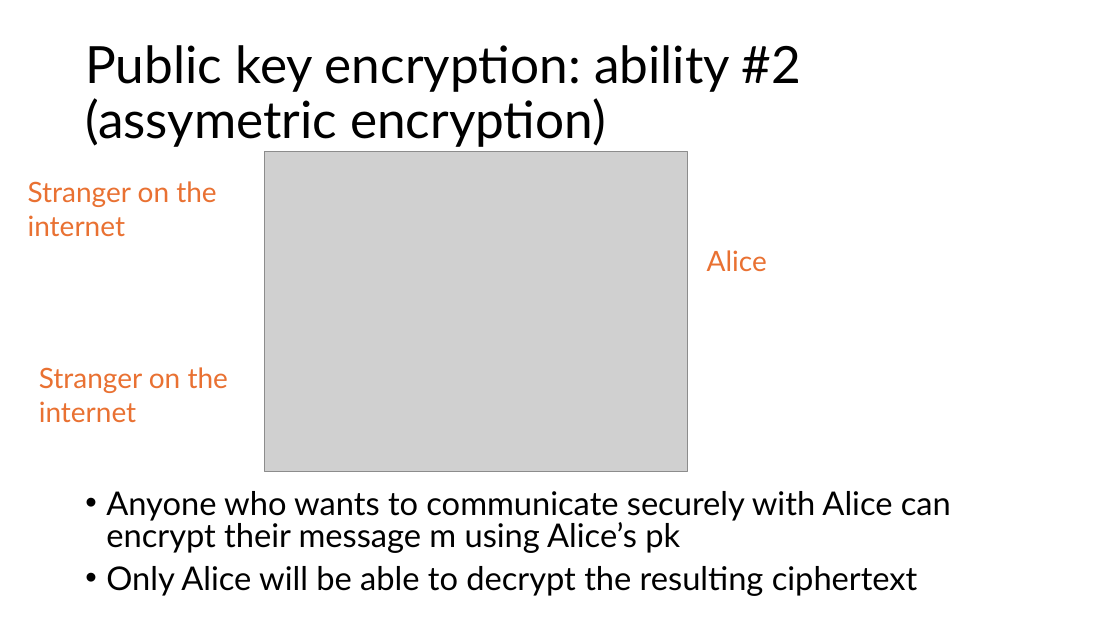
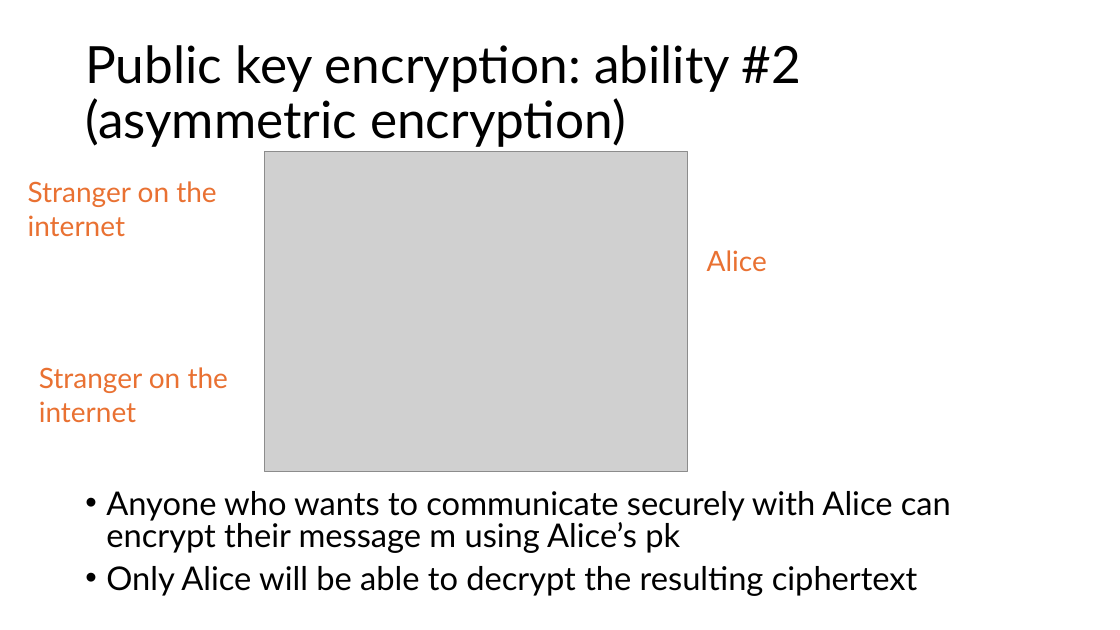
Before and after one commit to venkatarun95/mit_page, a slide deck: slide 7 of f25/assets/slides/lec20-security-crypto-2.pptx. Drawn at 1120x630 pixels with LibreOffice and Linux fonts; fonts in the diff are those of the drawing; grey boxes stand for pictures. Boxes give left, top, right and bottom in pixels: in the first picture for what was removed or moved away, otherwise in the second. Text is boxed around its words. In the diff, an @@ line names an element or a change of style, - is before the commit and + after.

```diff
--- a/f25/assets/slides/lec20-security-crypto-2.pptx
+++ b/f25/assets/slides/lec20-security-crypto-2.pptx
@@ title at [85,45,802,147]: text changed @@
-Public key encryption: ability #2 (assymetric encryption)
+Public key encryption: ability #2 (asymmetric encryption)
```
Also in this commit, not shown: 4 other slides changed.
